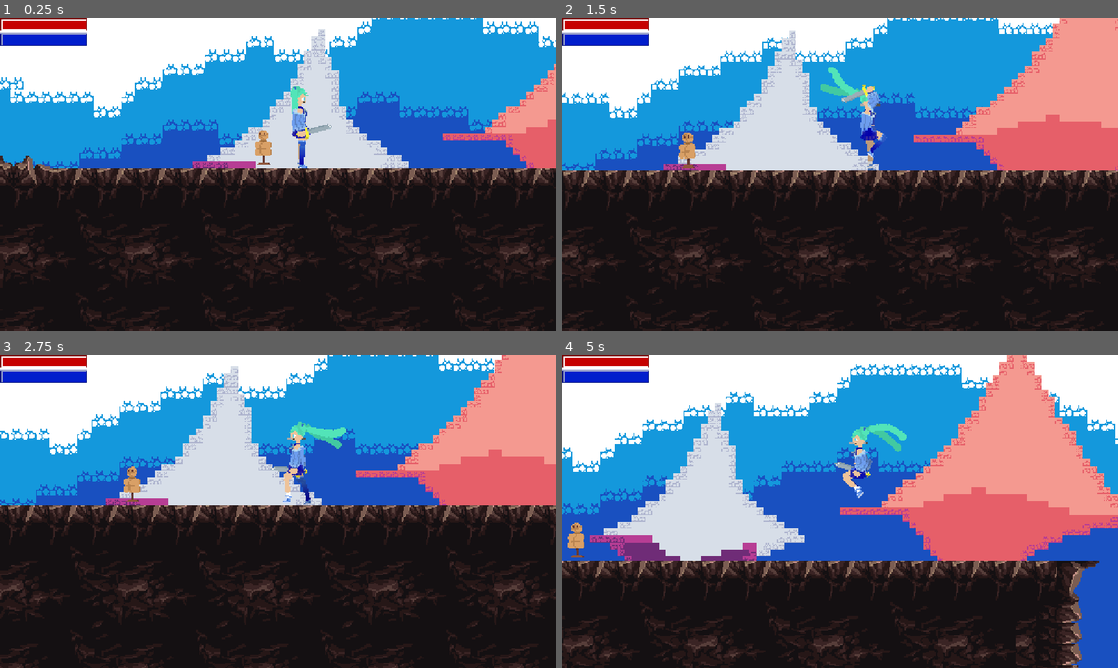
Above: before the commit, frames 1-4 (two rows, left to right).
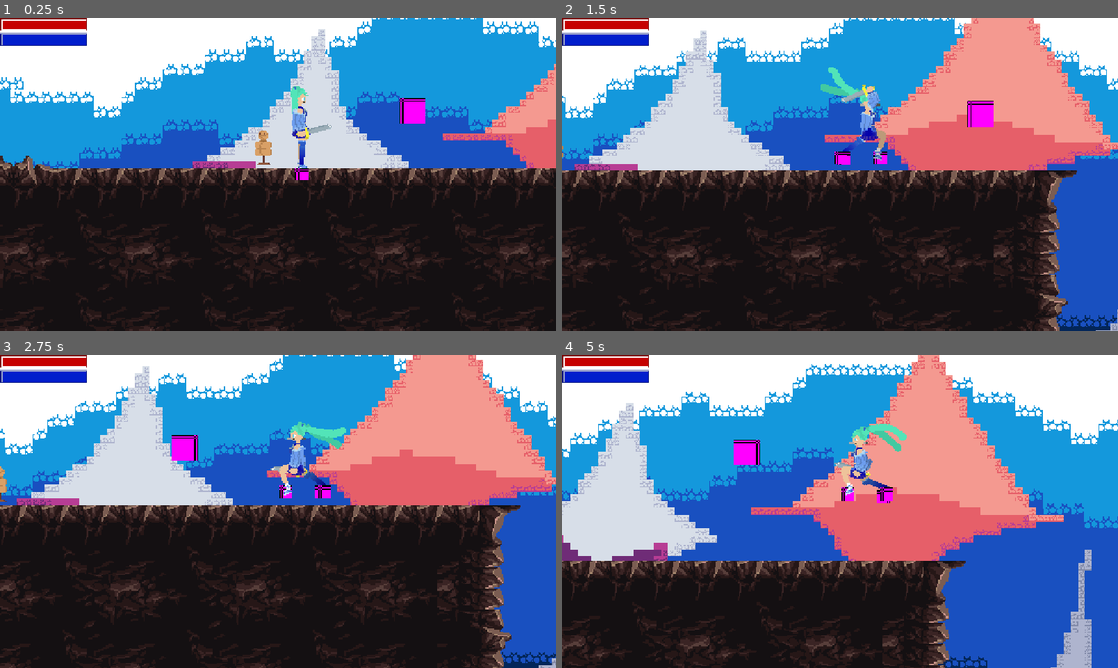
Above: after the commit, the same moments.

Repository: ToastedTeam/CaveGame
Game: Godot game, scene res://scenes/main/main.tscn
Same seed, same stepped clock (60 frames per second), same inputs: the game is played once before the commit and once after it. The engine's default icon, where the game draws it, is replaced by a stand-in: a white triangle on a blue panel in a dark square.
Inputs:
- Up to frame 1 (0.25 s): no input
- Up to frame 2 (1.5 s): tap Enter (ui_accept) at 0.5 s; hold Right (player_move_right) from 0.53 s (still down); tap D (player_dash) at 0.6 s; tap Up (player_jump) at 0.77 s; tap A (player_attack) at 1.35 s
- Up to frame 3 (2.75 s): tap Up (player_jump) at 1.52 s; tap D (player_dash) at 1.55, 2.1 s; release Right (player_move_right) at 2.03 s; hold Left (player_move_left) from 2.03 s (still down)
- Up to frame 4 (5 s): release Left (player_move_left) at 2.78 s; hold Right (player_move_right) 2.78-4.28 s; tap D (player_dash) at 2.85, 3.8, 4.35 s; tap Up (player_jump) at 3.02, 3.77, 4.52 s; tap A (player_attack) at 3.6 s; hold Left (player_move_left) from 4.28 s (still down)

The runs differ from the first frame. In frame 1, 0.5% of the frame differs, in the area x 53-77%, y 25-52%; in frame 2, 38%; in frame 3, 37%; in frame 4, 48%, in the area x 0-100%, y 0-100%.
Error before the commit: Invalid access to property or key 'flip_h' on a base object of type 'null instance'. (res://entities/player/player.gd:127)

Commit message:
Add body bobbing, rework walking animations, fix dash not working. Currently dash animation breaks the rest of the animations. will be fixed once rebased onto main branch

Diff:
--- a/entities/player/player.gd
+++ b/entities/player/player.gd
@@ -14,7 +14,7 @@
 
 
 # Various Properties
-@onready var player_sprite: AnimatedSprite2D = $AnimatedSprite2D
+#@onready var player_sprite: AnimatedSprite2D = $AnimatedSprite2D
 @onready var dash = $Dash
 @onready var dashCooldownBar = $DashCooldownBar
 @onready var dashParticles = $DashParticles
@@ -30,6 +30,7 @@
 @export var IkAnimator: IKPlayerAnimator;
 
 var currentDirection = 1;
+var facing = 1;
 #@export var headTarget: IKTargetResource
 #@export var headTarget: Node2D
 #@export var headTargetResourceName: String
@@ -124,10 +125,13 @@
 		dash.startDash(DASH_LENGTH)
 		dashParticles.restart()
 
-		if player_sprite.flip_h:
-			velocity.x = -DASH_SPEED
-		else:
-			velocity.x = DASH_SPEED
+		#if player_sprite.flip_h:
+			#velocity.x = -DASH_SPEED
+		#else:
+			#velocity.x = DASH_SPEED
+		velocity.x = DASH_SPEED * facing
+
+		IkAnimator.Start_Dash()
 
 	if dash.getCooldown() > 0:
 		dashCooldownBar.show()
@@ -152,6 +156,8 @@
 	# Get the input direction and handle the movement/deceleration.
 	# As good practice, you should replace UI actions with custom gameplay actions.
 	var direction := Input.get_axis("player_move_left", "player_move_right")
+	if direction != 0:
+		facing = direction
 
 	if !dash.isDashing():
 		if direction:
--- a/entities/player/player.tscn
+++ b/entities/player/player.tscn
@@ -373,7 +373,8 @@
 metadata/_custom_type_script = "uid://eji52ig0w3g5"
 
 [node name="thigh_r" type="Bone2D" parent="Skeleton/hip"]
-rotation = -0.144473
+rotation = -0.144474
+scale = Vector2(1, 1)
 rest = Transform2D(1, 0, 0, 1, 0, 0)
 auto_calculate_length_and_angle = false
 length = 12.0
@@ -391,7 +392,7 @@
 
 [node name="calf_r" type="Bone2D" parent="Skeleton/hip/thigh_r"]
 position = Vector2(0, 12)
-rotation = 0.954113
+rotation = 0.954114
 scale = Vector2(0.999928, 0.999928)
 rest = Transform2D(0.999928, 0, 0, 0.999928, 0, 12)
 auto_calculate_length_and_angle = false
@@ -462,7 +463,7 @@
 
 [node name="Forearm_R" type="Sprite2D" parent="sprites"]
 modulate = Color(0.788235, 0.788235, 0.788235, 1)
-position = Vector2(0.616218, -1.22202)
+position = Vector2(0.616221, -1.22198)
 rotation = -0.141899
 texture = SubResource("CanvasTexture_geky7")
 
@@ -483,12 +484,12 @@
 
 [node name="Thigh_B" type="Sprite2D" parent="sprites"]
 modulate = Color(0.787759, 0.787759, 0.787759, 1)
-position = Vector2(0.863823, 5.93747)
-rotation = -0.144473
+position = Vector2(0.863827, 5.93747)
+rotation = -0.144474
 texture = SubResource("CanvasTexture_pacje")
 
 [node name="Calf_F" type="Node2D" parent="sprites"]
-position = Vector2(2.39899, 11.9581)
+position = Vector2(2.399, 11.9581)
 rotation = -0.0333211
 
 [node name="Calf" type="Sprite2D" parent="sprites/Calf_F"]
@@ -501,7 +502,7 @@
 texture = SubResource("CanvasTexture_mmk7k")
 
 [node name="BHair" type="Node2D" parent="sprites" groups=["noFlip"]]
-position = Vector2(-5.19256, -30.5801)
+position = Vector2(-5.19258, -30.5802)
 script = ExtResource("21_221hk")
 pointCount = 10
 gravity = Vector2(0, 9)
@@ -514,7 +515,7 @@
 mesh = SubResource("QuadMesh_mtric")
 
 [node name="Head" type="Sprite2D" parent="sprites"]
-position = Vector2(-1.49997, -22.9986)
+position = Vector2(-1.49998, -22.9987)
 texture = SubResource("CanvasTexture_g3pa7")
 
 [node name="Eyes" type="Sprite2D" parent="sprites/Head"]
@@ -544,7 +545,7 @@
 metadata/_custom_type_script = "uid://eji52ig0w3g5"
 
 [node name="FrontHair" type="Node2D" parent="sprites" groups=["noFlip"]]
-position = Vector2(-6.43654, -28.722)
+position = Vector2(-6.43656, -28.7221)
 script = ExtResource("21_221hk")
 pointCount = 10
 gravity = Vector2(0, 9)
@@ -557,7 +558,7 @@
 mesh = SubResource("QuadMesh_mtric")
 
 [node name="Torso" type="Sprite2D" parent="sprites"]
-position = Vector2(-9.53674e-07, -7.99997)
+position = Vector2(-9.53674e-07, -7.99998)
 texture = SubResource("CanvasTexture_7otdo")
 
 [node name="Skirt" type="Sprite2D" parent="sprites/Torso"]
@@ -584,19 +585,19 @@
 texture = ExtResource("34_13wue")
 
 [node name="FlipHandler" type="Node2D" parent="sprites"]
-position = Vector2(1.76815, 3.44665)
+position = Vector2(1.76815, 3.44667)
 rotation = -0.132554
 
 [node name="Weapon" parent="sprites/FlipHandler" instance=ExtResource("4_5ek75")]
 position = Vector2(3.085, 0)
 
 [node name="Forearm_F" type="Sprite2D" parent="sprites"]
-position = Vector2(0.477976, -1.19833)
+position = Vector2(0.477976, -1.1983)
 rotation = -0.132554
 texture = SubResource("CanvasTexture_geky7")
 
 [node name="Shoulder_F" type="Sprite2D" parent="sprites"]
-position = Vector2(-1.33917, -11.0441)
+position = Vector2(-1.33917, -11.044)
 rotation = -0.132554
 texture = SubResource("CanvasTexture_qwspa")
 
--- a/entities/player/player_ik_animator.gd
+++ b/entities/player/player_ik_animator.gd
@@ -19,6 +19,7 @@
 @export var FArmRest: Vector2 = Vector2(0, 0);
 @export var BArmRest: Vector2 = Vector2(0, 0);
 
+var last_grounded = true;
 
 var hip: Bone2D;
 var hand: RemoteTransform2DExtended;
@@ -33,6 +34,33 @@
 var collarOffsetBone: Bone2D;
 
 var default_states = {}
+
+enum AnimState {
+	Walking,
+	Dashing,
+	Idle
+}
+
+enum WalkState {
+	FrontFoot,
+	BackFoot,
+	None
+}
+
+var state: AnimState = AnimState.Idle
+var lastState: AnimState = AnimState.Idle
+
+var currentWalk: WalkState = WalkState.None;
+var currentWalkChanged = false;
+var stepOriginPos: Vector2 = Vector2.ZERO
+var footOriginalPos: Vector2 = Vector2.ZERO;
+var walkTime = 0.0;
+var walkDuration = 0.2;
+
+func setAnimState(newState: AnimState):
+	lastState = state;
+	state = newState;
+
 func Attack_Melee() -> void:
 	# We're doing a rough assumption that what the hands have is only a weapon
 	var weapon = hand.node.get_node("Weapon") as Weapon
@@ -41,6 +69,10 @@
 
 func Attack_Magic() -> void:
 	Log.info("Perform magic attack, play some animation or something...")
+	pass
+
+func Start_Dash() -> void:
+	setAnimState(AnimState.Dashing)
 	pass
 
 func _IK_Bones_Set_Flipped(flipped: bool) -> void:
@@ -105,17 +137,36 @@
 		sprite.scale.x = -1 if flipped else 1;
 	pass
 
-var shouldMoveFF = false;
-var FF_t = 0.0
-var FF_duration = 0.2;
-var FF_originalPos: Vector2;
-
-var shouldMoveBF = false;
-var BF_t = 0.0;
-var BF_duration = 0.2;
-var BF_originalPos: Vector2;
-
-var last_grounded = true;
+#var shouldMoveFF = false;
+#var FF_t = 0.0
+#var FF_duration = 0.2;
+#var FF_originalPos: Vector2;
+#
+#var shouldMoveBF = false;
+#var BF_t = 0.0;
+#var BF_duration = 0.2;
+#var BF_originalPos: Vector2;
+
+
+func _process(delta: float) -> void:
+	if state != AnimState.Dashing:
+		if player.currentDirection != 0:
+			setAnimState(AnimState.Walking)
+		else:
+			setAnimState(AnimState.Idle)
+	pass
+
+# Returns hip.global_position if there's no result
+func getGroundPosition() -> Vector2:
+	var space_state = get_world_2d().direct_space_state
+	var query = PhysicsRayQueryParameters2D.create(hip.global_position, hip.global_position + Vector2(0, 35))
+	query.collision_mask = 0b00000000_00000000_00000000_00000001;
+	var result = space_state.intersect_ray(query)
+	if result:
+		return result.position
+	else:
+		return hip.global_position
+	pass
 
 func _physics_process(delta: float) -> void:
 	if Engine.is_editor_hint():
@@ -126,61 +177,137 @@
 		var grounded = player.is_on_floor()
 		var just_grounded = grounded and !last_grounded;
 		# Find where to put player's feet
-		if grounded:
-			var space_state = get_world_2d().direct_space_state
-			var query = PhysicsRayQueryParameters2D.create(hip.global_position, hip.global_position + Vector2(0, 35))
-			query.collision_mask = 0b00000000_00000000_00000000_00000001;
-			var result = space_state.intersect_ray(query)
-			if result: # If there's ground below, we set it to the ground
-				FFTargetPos.global_position = result.position + Vector2(player.currentDirection*10, 5);
-				BFTargetPos.global_position = result.position + Vector2(player.currentDirection*10, 5);
-		else: # Otherwise, we make the player curl up a little bit
-			FFTargetPos.global_position = hip.global_position + Vector2(0, 20);
-			BFTargetPos.global_position = hip.global_position + Vector2(0, 20);
+		if state != AnimState.Dashing:
+			if !grounded: # Curl up player's legs if they're in the air
+				(FFTargetPos.get_node("Synchroniser") as RemoteTransform2DExtended).Position = true;
+				(BFTargetPos.get_node("Synchroniser") as RemoteTransform2DExtended).Position = true;
+				FFTargetPos.global_position = hip.global_position + Vector2(0, 20);
+				BFTargetPos.global_position = hip.global_position + Vector2(0, 20);
+			match state:
+				AnimState.Idle:
+					if lastState != AnimState.Idle:
+						(FFTargetPos.get_node("Synchroniser") as RemoteTransform2DExtended).Position = true;
+						(BFTargetPos.get_node("Synchroniser") as RemoteTransform2DExtended).Position = true;
+					setAnimState(AnimState.Idle)
+					var ground = getGroundPosition()
+					if ground != hip.global_position:
+						FFTargetPos.global_position = ground + Vector2(player.currentDirection*10, 5);
+						BFTargetPos.global_position = ground + Vector2(player.currentDirection*10, 5);
+					pass
+				AnimState.Walking:
+					#Engine.time_scale = 0.1
+					if lastState != AnimState.Walking:
+						(FFTargetPos.get_node("Synchroniser") as RemoteTransform2DExtended).Position = false;
+						(BFTargetPos.get_node("Synchroniser") as RemoteTransform2DExtended).Position = false;
+						currentWalk = WalkState.None
+					setAnimState(AnimState.Walking)
+					var ground = getGroundPosition()
+					if ground != hip.global_position:
+						pass
+					hip.position.y = abs(sin(walkTime*PI))-0.5
+					print(walkTime)
+					match currentWalk:
+						WalkState.None:
+							currentWalk = WalkState.FrontFoot;
+							currentWalkChanged = true
+							pass
+						WalkState.FrontFoot:
+							if currentWalkChanged:
+								stepOriginPos = ground
+								currentWalkChanged = false
+								walkTime = 0
+								footOriginalPos = $FFTarget.global_position
+							walkTime += delta/walkDuration;
+							FFTargetPos.global_position = stepOriginPos + Vector2(player.currentDirection*30, 5);
+							var positionC = (FFTargetPos.global_position + footOriginalPos)/2 + Vector2(0, -20)
+							var q0 = footOriginalPos.lerp(positionC, min(walkTime, 1.0))
+							var q1 = positionC.lerp(FFTargetPos.global_position, min(walkTime, 1.0))
+							$FFTarget.global_position = q0.lerp(q1, min(walkTime, 1.0))
+							if $FFTarget.global_position.distance_squared_to(FFTargetPos.global_position) < 10:
+								currentWalk = WalkState.BackFoot
+								currentWalkChanged = true
+								#FF_t = 0;
+								#shouldMoveFF = false;
+							pass
+						WalkState.BackFoot:
+							if currentWalkChanged:
+								stepOriginPos = ground
+								currentWalkChanged = false
+								walkTime = 0
+								footOriginalPos = $BFTarget.global_position
+							walkTime += delta/walkDuration;
+							BFTargetPos.global_position = stepOriginPos + Vector2(player.currentDirection*30, 5);
+							var positionC = (BFTargetPos.global_position + footOriginalPos)/2 + Vector2(0, -20)
+							var q0 = footOriginalPos.lerp(positionC, min(walkTime, 1.0))
+							var q1 = positionC.lerp(BFTargetPos.global_position, min(walkTime, 1.0))
+							$BFTarget.global_position = q0.lerp(q1, min(walkTime, 1.0))
+							if $BFTarget.global_position.distance_squared_to(BFTargetPos.global_position) < 10:
+								currentWalk = WalkState.FrontFoot
+								currentWalkChanged = true
+							pass
+					pass
+				_:
+					pass
+		if state == AnimState.Dashing and lastState != AnimState.Dashing:
+			(FFTargetPos.get_node("Synchroniser") as RemoteTransform2DExtended).Position = true;
+			(BFTargetPos.get_node("Synchroniser") as RemoteTransform2DExtended).Position = true;
+			FFTargetPos.global_position = hip.global_position + Vector2(-20, 20);
+			BFTargetPos.global_position = hip.global_position + Vector2(10, 20);
+			setAnimState(AnimState.Dashing)
 			pass
-		pass
-		if abs($FFTarget.global_position.x - FFTargetPos.global_position.x) > maxFootDistanceFromTarget and !shouldMoveBF:
-			shouldMoveFF = true;
-			FF_originalPos = $FFTarget.global_position;
-
-		if abs($BFTarget.global_position.x - BFTargetPos.global_position.x) > maxFootDistanceFromTarget and !shouldMoveFF:
-			shouldMoveBF = true;
-			BF_originalPos = $BFTarget.global_position
+
+		#if grounded:
+			#var space_state = get_world_2d().direct_space_state
+			#var query = PhysicsRayQueryParameters2D.create(hip.global_position, hip.global_position + Vector2(0, 35))
+			#query.collision_mask = 0b00000000_00000000_00000000_00000001;
+			#var result = space_state.intersect_ray(query)
+			#if result: # If there's ground below, we set it to the ground
+				#FFTargetPos.global_position = result.position + Vector2(player.currentDirection*10, 5);
+				#BFTargetPos.global_position = result.position + Vector2(player.currentDirection*10, 5);
+		#
+		#if just_grounded:
+			#$FFTarget.global_position = FFTargetPos.global_position
 			#$BFTarget.global_position = BFTargetPos.global_position
 
-		if just_grounded:
-			$FFTarget.global_position = FFTargetPos.global_position
-			$BFTarget.global_position = BFTargetPos.global_position
-
-
-		if shouldMoveFF and grounded:
-			FF_t += delta/FF_duration;
-			# interpolate in an arc, currently unimplemented
-			var positionC = (FFTargetPos.global_position + FF_originalPos)/2 + Vector2(0, -10)
-			var q0 = FF_originalPos.lerp(positionC, min(FF_t, 1.0))
-			var q1 = positionC.lerp(FFTargetPos.global_position, min(FF_t, 1.0))
-			$FFTarget.global_position = q0.lerp(q1, min(FF_t, 1.0))
-			if $FFTarget.global_position.distance_squared_to(FFTargetPos.global_position) < 10:
-				FF_t = 0;
-				shouldMoveFF = false;
-		elif !grounded:
-			$FFTarget.global_position = FFTargetPos.global_position
-		if shouldMoveBF:
-			BF_t += delta/BF_duration;
-			var positionC = (BFTargetPos.global_position + BF_originalPos)/2 + Vector2(0, -10)
-			var q0 = BF_originalPos.lerp(positionC, min(BF_t, 1.0))
-			var q1 = positionC.lerp(BFTargetPos.global_position, min(BF_t, 1.0))
-			$BFTarget.global_position = q0.lerp(q1, min(BF_t, 1.0))
-			if $BFTarget.global_position.distance_squared_to(BFTargetPos.global_position) < 10:
-				BF_t = 0;
-				shouldMoveBF = false;
-		elif !grounded:
-			$BFTarget.global_position = BFTargetPos.global_position
-
+		#if abs($FFTarget.global_position.x - FFTargetPos.global_position.x) > maxFootDistanceFromTarget and !shouldMoveBF:
+			#shouldMoveFF = true;
+			#FF_originalPos = $FFTarget.global_position;
+		#
+		#if abs($BFTarget.global_position.x - BFTargetPos.global_position.x) > maxFootDistanceFromTarget and !shouldMoveFF:
+			#shouldMoveBF = true;
+			#BF_originalPos = $BFTarget.global_position
+			##$BFTarget.global_position = BFTargetPos.global_position
+		#
+		#if shouldMoveFF and grounded and !inhibitFF:
+			#FF_t += delta/FF_duration;
+			## interpolate in an arc, currently unimplemented
+			#var positionC = (FFTargetPos.global_position + FF_originalPos)/2 + Vector2(0, -10)
+			#var q0 = FF_originalPos.lerp(positionC, min(FF_t, 1.0))
+			#var q1 = positionC.lerp(FFTargetPos.global_position, min(FF_t, 1.0))
+			#$FFTarget.global_position = q0.lerp(q1, min(FF_t, 1.0))
+			#if $FFTarget.global_position.distance_squared_to(FFTargetPos.global_position) < 10:
+				#FF_t = 0;
+				#shouldMoveFF = false;
+		#elif !grounded and !inhibitFF:
+			#$FFTarget.global_position = FFTargetPos.global_position
+		#if shouldMoveBF and !inhibitBF:
+			#BF_t += delta/BF_duration;
+			#var positionC = (BFTargetPos.global_position + BF_originalPos)/2 + Vector2(0, -10)
+			#var q0 = BF_originalPos.lerp(positionC, min(BF_t, 1.0))
+			#var q1 = positionC.lerp(BFTargetPos.global_position, min(BF_t, 1.0))
+			#$BFTarget.global_position = q0.lerp(q1, min(BF_t, 1.0))
+			#if $BFTarget.global_position.distance_squared_to(BFTargetPos.global_position) < 10:
+				#BF_t = 0;
+				#shouldMoveBF = false;
+		#elif !grounded and !inhibitBF:
+			#$BFTarget.global_position = BFTargetPos.global_position
+
+		# Arm rest inhibition
 		if !inhibitFH:
 			$FHTarget.global_position = hip.global_position + ArmRestOffset + FArmRest
 		if !inhibitBH:
 			$BHTarget.global_position = hip.global_position + BArmRest + ArmRestOffset
+
 		if lastDirection != player.currentDirection:
 			if player.currentDirection < 0:
 				_IK_Bones_Set_Flipped(true)
--- a/scenes/main/main.tscn
+++ b/scenes/main/main.tscn
@@ -1791,7 +1791,6 @@
 texture = ExtResource("2_ouso4")
 
 [node name="PlayerIKAnimator" type="Node2D" parent="." node_paths=PackedStringArray("player", "animationPlayer")]
-visible = false
 position = Vector2(-4, -5)
 script = ExtResource("3_th5th")
 player = NodePath("../Player")
@@ -1808,15 +1807,21 @@
 texture = SubResource("PlaceholderTexture2D_th5th")
 
 [node name="FFTarget" type="Marker2D" parent="PlayerIKAnimator"]
+z_index = 500
+position = Vector2(9, -5)
+
+[node name="Sprite2D2" type="Sprite2D" parent="PlayerIKAnimator/FFTarget"]
+texture = SubResource("PlaceholderTexture2D_th5th")
 
 [node name="BHTarget" type="Marker2D" parent="PlayerIKAnimator"]
+visible = false
 position = Vector2(29, -58)
 
 [node name="FHTarget" type="Marker2D" parent="PlayerIKAnimator"]
+visible = false
 position = Vector2(0, -31)
 
 [node name="Sprite2D2" type="Sprite2D" parent="PlayerIKAnimator/FHTarget"]
-visible = false
 texture = SubResource("PlaceholderTexture2D_blune")
 
 [node name="Player" parent="." node_paths=PackedStringArray("health_bar", "mana_bar", "IkAnimator") instance=ExtResource("3_blune")]
@@ -1838,19 +1843,33 @@
 suppressPixelAlignment = true
 
 [node name="targetPositions" type="Node2D" parent="Player"]
-visible = false
 
 [node name="FFTarget_pos" type="Marker2D" parent="Player/targetPositions"]
 position = Vector2(9, 26)
 
 [node name="Sprite2D" type="Sprite2D" parent="Player/targetPositions/FFTarget_pos"]
+z_index = 40
 texture = SubResource("PlaceholderTexture2D_th5th")
 
+[node name="Synchroniser" type="Node2D" parent="Player/targetPositions/FFTarget_pos" node_paths=PackedStringArray("node")]
+script = ExtResource("4_7smn1")
+node = NodePath("../../../../PlayerIKAnimator/FFTarget")
+Smoothing = 0.5
+metadata/_custom_type_script = "uid://eji52ig0w3g5"
+
 [node name="BFTarget_pos" type="Marker2D" parent="Player/targetPositions"]
+visible = false
 position = Vector2(-16, 22)
 
 [node name="Sprite2D" type="Sprite2D" parent="Player/targetPositions/BFTarget_pos"]
+z_index = 60
 texture = SubResource("PlaceholderTexture2D_th5th")
+
+[node name="Synchroniser" type="Node2D" parent="Player/targetPositions/BFTarget_pos" node_paths=PackedStringArray("node")]
+script = ExtResource("4_7smn1")
+node = NodePath("../../../../PlayerIKAnimator/BFTarget")
+Smoothing = 0.5
+metadata/_custom_type_script = "uid://eji52ig0w3g5"
 
 [node name="BHTarget_pos" type="Marker2D" parent="Player/targetPositions"]
 position = Vector2(-3.835, 10)
